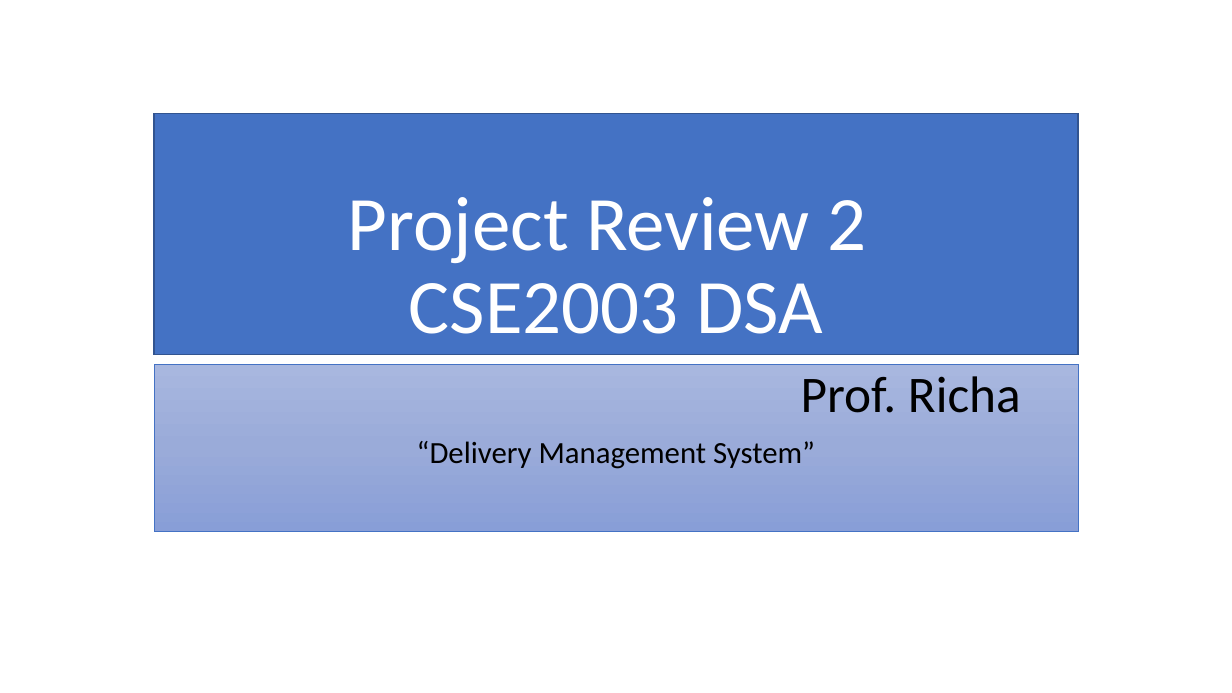
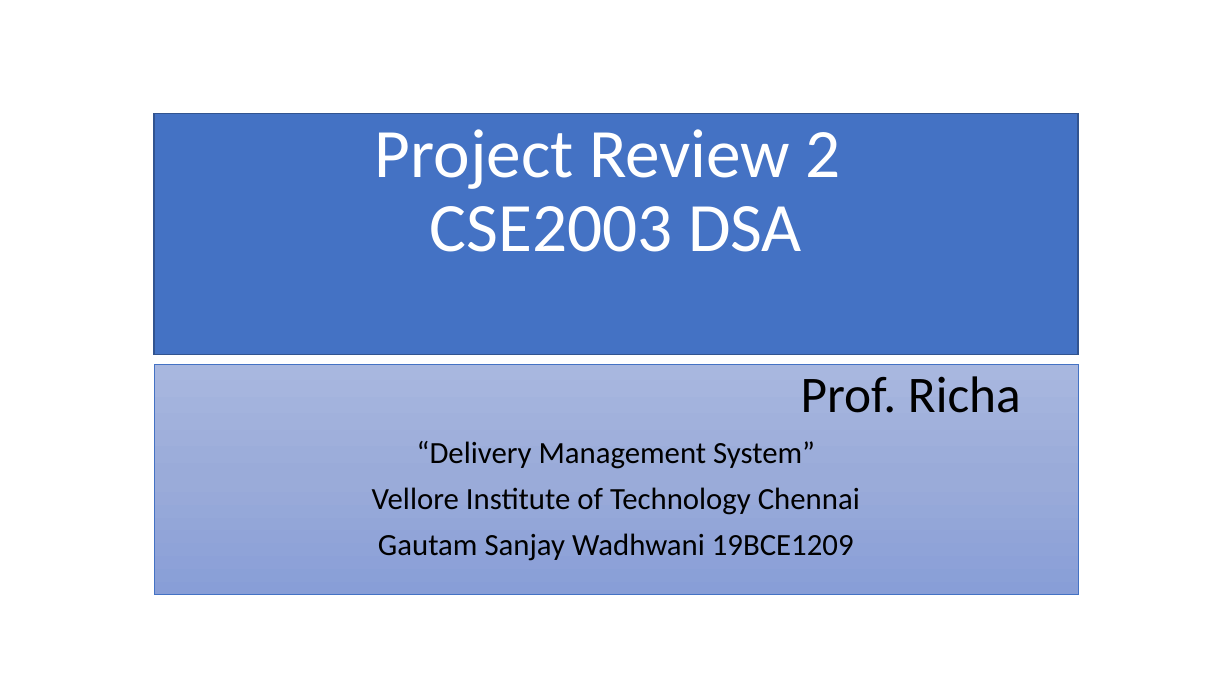
Before and after one commit to gautamsw5/Delivery-management-system, a slide deck: slide 2 of DSA Project review.pptx. Drawn at 1232x693 pixels with LibreOffice and Linux fonts; fonts in the diff are those of the drawing. Boxes give left, top, right and bottom in pixels: in the first picture for what was removed or moved away, otherwise in the second. Text is boxed around its words. In the diff, an @@ line names an element or a change of style, - is before the commit and + after.

```diff
--- a/DSA Project review.pptx
+++ b/DSA Project review.pptx
@@ title "Project Review 2 CSE2003 DSA" at [154,114,1079,355]: size 60 to 54 pt @@
@@ subtitle "Prof. Richa": place and size @@
-subtitle "Prof. Richa" at [154,364,1079,531]
+subtitle "Prof. Richa" at [154,364,1079,594]
@@ subtitle at [372,487,860,561]: paragraphs added @@
+Vellore Institute of Technology Chennai
+Gautam Sanjay Wadhwani 19BCE1209
```
Also in this commit, not shown: 1 slide removed.
